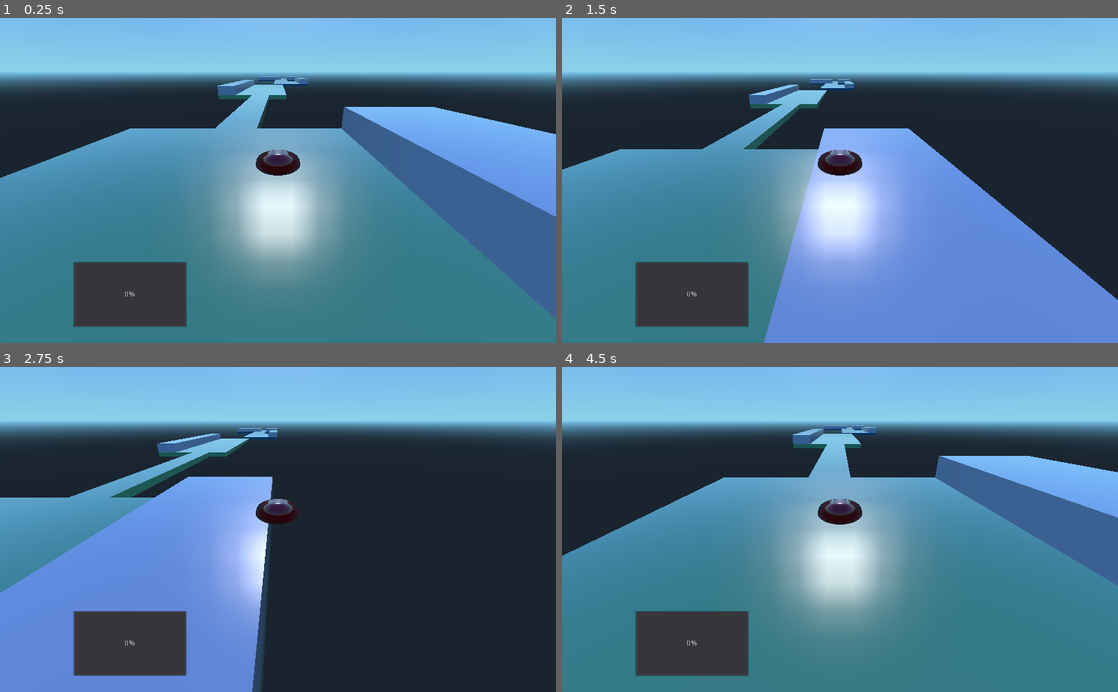
Above: before the commit, frames 1-4 (two rows, left to right).
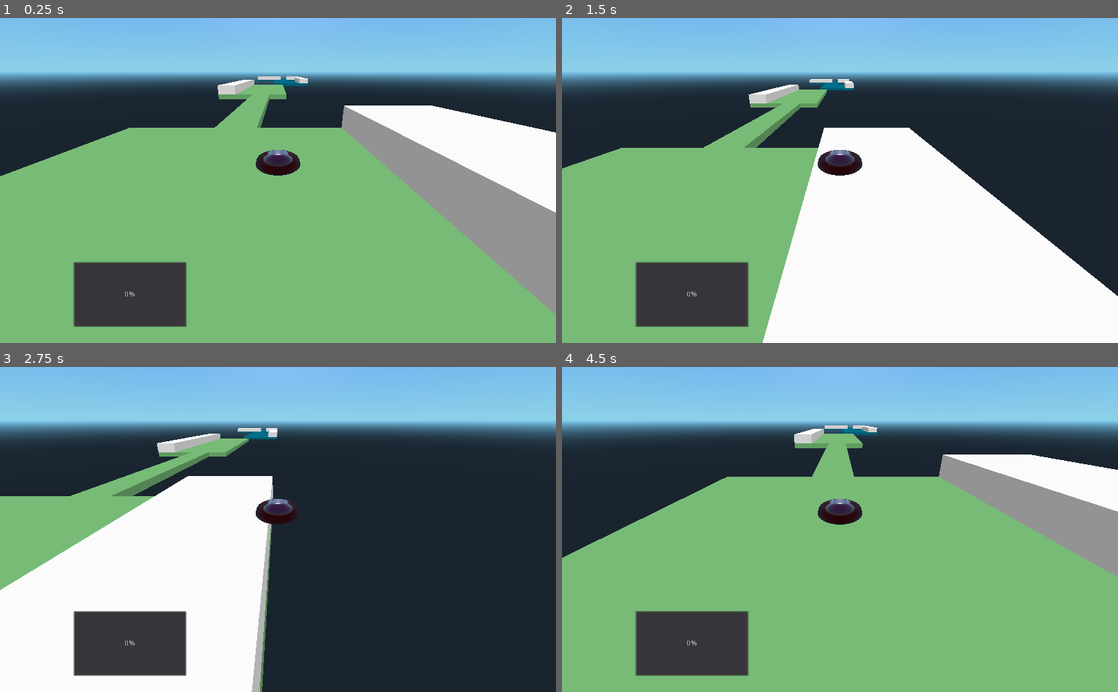
Above: after the commit, the same moments.

Repository: anantn/skyroads
Game: Godot game, scene res://scenes/Main.tscn
The game is run twice, just before and just after one commit, with the same random seed, the same clock (stepped at 60 frames per second) and the same inputs.
Inputs:
- Up to frame 1 (0.25 s): no input
- Up to frame 2 (1.5 s): tap Enter at 0.5 s; hold Right (ui_right) 0.53-1.28 s; tap Space (ui_select) at 0.77 s; hold Down (ui_down) from 1.28 s (still down)
- Up to frame 3 (2.75 s): tap Space (ui_select) at 1.52 s; release Down (ui_down) at 2.03 s; hold Right (ui_right) from 2.03 s (still down)
- Up to frame 4 (4.5 s): release Right (ui_right) at 2.78 s; hold Up (ui_up) 2.78-3.53 s; tap Space (ui_select) at 3.02, 3.77 s; hold Left (ui_left) from 3.53 s (still down)

The runs differ from the first frame. In frame 1, 63% of the frame differs, in the area x 0-100%, y 17-100%; in frame 2, 50%; in frame 3, 28%; in frame 4, 61%.

Commit message:
Add simple cube mesh and color all sides

Diff:
--- a/game/scenes/Floor.tscn
+++ b/game/scenes/Floor.tscn
@@ -1,73 +1,16 @@
-[gd_scene load_steps=4 format=2]
+[gd_scene load_steps=3 format=2]
 
-[sub_resource type="CubeMesh" id=1]
+[ext_resource path="res://meshes/cube.obj" type="ArrayMesh" id=1]
 
-custom_aabb = AABB( 0, 0, 0, 0, 0, 0 )
-size = Vector3( 2, 2, 2 )
-subdivide_width = 0
-subdivide_height = 0
-subdivide_depth = 0
+[sub_resource type="ConcavePolygonShape" id=1]
 
-[sub_resource type="SpatialMaterial" id=2]
-
-render_priority = 0
-flags_transparent = false
-flags_unshaded = false
-flags_vertex_lighting = false
-flags_no_depth_test = false
-flags_use_point_size = false
-flags_world_triplanar = false
-flags_fixed_size = false
-flags_albedo_tex_force_srgb = false
-vertex_color_use_as_albedo = false
-vertex_color_is_srgb = false
-params_diffuse_mode = 0
-params_specular_mode = 0
-params_blend_mode = 0
-params_cull_mode = 0
-params_depth_draw_mode = 0
-params_line_width = 1.0
-params_point_size = 1.0
-params_billboard_mode = 0
-params_grow = false
-params_use_alpha_scissor = false
-albedo_color = Color( 1, 1, 1, 1 )
-metallic = 0.0
-metallic_specular = 0.5
-metallic_texture_channel = 0
-roughness = 0.0
-roughness_texture_channel = 0
-emission_enabled = false
-normal_enabled = false
-rim_enabled = false
-clearcoat_enabled = false
-anisotropy_enabled = false
-ao_enabled = false
-depth_enabled = false
-subsurf_scatter_enabled = false
-transmission_enabled = false
-refraction_enabled = false
-detail_enabled = false
-uv1_scale = Vector3( 1, 1, 1 )
-uv1_offset = Vector3( 0, 0, 0 )
-uv1_triplanar = false
-uv1_triplanar_sharpness = 1.0
-uv2_scale = Vector3( 1, 1, 1 )
-uv2_offset = Vector3( 0, 0, 0 )
-uv2_triplanar = false
-uv2_triplanar_sharpness = 1.0
-proximity_fade_enable = false
-distance_fade_enable = false
-
-[sub_resource type="ConvexPolygonShape" id=3]
-
-points = PoolVector3Array( -1, 1, 1, 1, 1, -1, 1, 1, 1, -1, 1, -1, -1, -1, 1, 1, -1, -1, 1, -1, 1, -1, -1, -1, 1, 1, 1, -1, 1, -1, 1, 1, -1, -1, 1, 1, 1, -1, 1, -1, -1, -1, 1, -1, -1, -1, -1, 1, 1, 1, 1, -1, -1, 1, -1, 1, 1, 1, -1, 1, 1, 1, -1, -1, -1, -1, -1, 1, -1, 1, -1, -1 )
+data = PoolVector3Array( 1, 2, -1, 1, 0, -1, 1, 2, 1, 1, 2, 1, 1, 0, -1, 1, 0, 1, 1, 2, 1, 1, 0, 1, -1, 2, 1, -1, 2, 1, 1, 0, 1, -1, 0, 1, -1, 2, 1, -1, 0, 1, -1, 2, -1, -1, 2, -1, -1, 0, 1, -1, 0, -1, -1, 2, -1, -1, 0, -1, 1, 2, -1, 1, 2, -1, -1, 0, -1, 1, 0, -1, -1, 2, -1, 1, 2, -1, -1, 2, 1, -1, 2, 1, 1, 2, -1, 1, 2, 1, 1, 0, -1, -1, 0, -1, 1, 0, 1, 1, 0, 1, -1, 0, -1, -1, 0, 1 )
 
 [node name="Spatial" type="Spatial"]
 
 [node name="Floor" type="MeshInstance" parent="." index="0"]
 
-transform = Transform( 1, 0, 0, 0, 0.25, 0, 0, 0, 3, 0, -0.25, 0 )
+transform = Transform( 1, 0, 0, 0, 0.25, 0, 0, 0, 3, 0, -0.5, 0 )
 layers = 1
 material_override = null
 cast_shadow = 1
@@ -77,9 +20,14 @@
 lod_min_hysteresis = 0.0
 lod_max_distance = 0.0
 lod_max_hysteresis = 0.0
-mesh = SubResource( 1 )
+mesh = ExtResource( 1 )
 skeleton = NodePath("..")
-material/0 = SubResource( 2 )
+material/0 = null
+material/1 = null
+material/2 = null
+material/3 = null
+material/4 = null
+material/5 = null
 _sections_unfolded = [ "Transform", "material" ]
 
 [node name="StaticBody" type="StaticBody" parent="Floor" index="0"]
@@ -95,6 +43,5 @@
 
 [node name="CollisionShape" type="CollisionShape" parent="Floor/StaticBody" index="0"]
 
-shape = SubResource( 3 )
+shape = SubResource( 1 )
 disabled = false
-_sections_unfolded = [ "Transform" ]
--- a/game/scenes/Full.tscn
+++ b/game/scenes/Full.tscn
@@ -1,67 +1,10 @@
-[gd_scene load_steps=4 format=2]
+[gd_scene load_steps=3 format=2]
 
-[sub_resource type="CubeMesh" id=1]
+[ext_resource path="res://meshes/cube.obj" type="ArrayMesh" id=1]
 
-custom_aabb = AABB( 0, 0, 0, 0, 0, 0 )
-size = Vector3( 2, 2, 2 )
-subdivide_width = 0
-subdivide_height = 0
-subdivide_depth = 0
+[sub_resource type="ConcavePolygonShape" id=1]
 
-[sub_resource type="SpatialMaterial" id=2]
-
-render_priority = 0
-flags_transparent = false
-flags_unshaded = false
-flags_vertex_lighting = false
-flags_no_depth_test = false
-flags_use_point_size = false
-flags_world_triplanar = false
-flags_fixed_size = false
-flags_albedo_tex_force_srgb = false
-vertex_color_use_as_albedo = false
-vertex_color_is_srgb = false
-params_diffuse_mode = 0
-params_specular_mode = 0
-params_blend_mode = 0
-params_cull_mode = 0
-params_depth_draw_mode = 0
-params_line_width = 1.0
-params_point_size = 1.0
-params_billboard_mode = 0
-params_grow = false
-params_use_alpha_scissor = false
-albedo_color = Color( 1, 1, 1, 1 )
-metallic = 0.0
-metallic_specular = 0.5
-metallic_texture_channel = 0
-roughness = 0.0
-roughness_texture_channel = 0
-emission_enabled = false
-normal_enabled = false
-rim_enabled = false
-clearcoat_enabled = false
-anisotropy_enabled = false
-ao_enabled = false
-depth_enabled = false
-subsurf_scatter_enabled = false
-transmission_enabled = false
-refraction_enabled = false
-detail_enabled = false
-uv1_scale = Vector3( 1, 1, 1 )
-uv1_offset = Vector3( 0, 0, 0 )
-uv1_triplanar = false
-uv1_triplanar_sharpness = 1.0
-uv2_scale = Vector3( 1, 1, 1 )
-uv2_offset = Vector3( 0, 0, 0 )
-uv2_triplanar = false
-uv2_triplanar_sharpness = 1.0
-proximity_fade_enable = false
-distance_fade_enable = false
-
-[sub_resource type="ConvexPolygonShape" id=3]
-
-points = PoolVector3Array( -1, 1, 1, 1, 1, -1, 1, 1, 1, -1, 1, -1, -1, -1, 1, 1, -1, -1, 1, -1, 1, -1, -1, -1, 1, 1, 1, -1, 1, -1, 1, 1, -1, -1, 1, 1, 1, -1, 1, -1, -1, -1, 1, -1, -1, -1, -1, 1, 1, 1, 1, -1, -1, 1, -1, 1, 1, 1, -1, 1, 1, 1, -1, -1, -1, -1, -1, 1, -1, 1, -1, -1 )
+data = PoolVector3Array( 1, 2, -1, 1, 0, -1, 1, 2, 1, 1, 2, 1, 1, 0, -1, 1, 0, 1, 1, 2, 1, 1, 0, 1, -1, 2, 1, -1, 2, 1, 1, 0, 1, -1, 0, 1, -1, 2, 1, -1, 0, 1, -1, 2, -1, -1, 2, -1, -1, 0, 1, -1, 0, -1, -1, 2, -1, -1, 0, -1, 1, 2, -1, 1, 2, -1, -1, 0, -1, 1, 0, -1, -1, 2, -1, 1, 2, -1, -1, 2, 1, -1, 2, 1, 1, 2, -1, 1, 2, 1, 1, 0, -1, -1, 0, -1, 1, 0, 1, 1, 0, 1, -1, 0, -1, -1, 0, 1 )
 
 [node name="Spatial" type="Spatial"]
 
@@ -69,7 +12,7 @@
 
 [node name="MeshInstance" type="MeshInstance" parent="." index="0"]
 
-transform = Transform( 1, 0, 0, 0, 1, 0, 0, 0, 3, 0, 1, 0 )
+transform = Transform( 1, 0, 0, 0, 1, 0, 0, 0, 3, 0, 0, 0 )
 layers = 1
 material_override = null
 cast_shadow = 1
@@ -79,9 +22,14 @@
 lod_min_hysteresis = 0.0
 lod_max_distance = 0.0
 lod_max_hysteresis = 0.0
-mesh = SubResource( 1 )
+mesh = ExtResource( 1 )
 skeleton = NodePath("..")
-material/0 = SubResource( 2 )
+material/0 = null
+material/1 = null
+material/2 = null
+material/3 = null
+material/4 = null
+material/5 = null
 _sections_unfolded = [ "Transform", "material" ]
 
 [node name="StaticBody" type="StaticBody" parent="MeshInstance" index="0"]
@@ -97,5 +45,5 @@
 
 [node name="CollisionShape" type="CollisionShape" parent="MeshInstance/StaticBody" index="0"]
 
-shape = SubResource( 3 )
+shape = SubResource( 1 )
 disabled = false
--- a/game/scenes/Half.tscn
+++ b/game/scenes/Half.tscn
@@ -1,73 +1,16 @@
-[gd_scene load_steps=4 format=2]
+[gd_scene load_steps=3 format=2]
 
-[sub_resource type="CubeMesh" id=1]
+[ext_resource path="res://meshes/cube.obj" type="ArrayMesh" id=1]
 
-custom_aabb = AABB( 0, 0, 0, 0, 0, 0 )
-size = Vector3( 2, 2, 2 )
-subdivide_width = 0
-subdivide_height = 0
-subdivide_depth = 0
+[sub_resource type="ConcavePolygonShape" id=1]
 
-[sub_resource type="SpatialMaterial" id=2]
-
-render_priority = 0
-flags_transparent = false
-flags_unshaded = false
-flags_vertex_lighting = false
-flags_no_depth_test = false
-flags_use_point_size = false
-flags_world_triplanar = false
-flags_fixed_size = false
-flags_albedo_tex_force_srgb = false
-vertex_color_use_as_albedo = false
-vertex_color_is_srgb = false
-params_diffuse_mode = 0
-params_specular_mode = 0
-params_blend_mode = 0
-params_cull_mode = 0
-params_depth_draw_mode = 0
-params_line_width = 1.0
-params_point_size = 1.0
-params_billboard_mode = 0
-params_grow = false
-params_use_alpha_scissor = false
-albedo_color = Color( 1, 1, 1, 1 )
-metallic = 0.0
-metallic_specular = 0.5
-metallic_texture_channel = 0
-roughness = 0.0
-roughness_texture_channel = 0
-emission_enabled = false
-normal_enabled = false
-rim_enabled = false
-clearcoat_enabled = false
-anisotropy_enabled = false
-ao_enabled = false
-depth_enabled = false
-subsurf_scatter_enabled = false
-transmission_enabled = false
-refraction_enabled = false
-detail_enabled = false
-uv1_scale = Vector3( 1, 1, 1 )
-uv1_offset = Vector3( 0, 0, 0 )
-uv1_triplanar = false
-uv1_triplanar_sharpness = 1.0
-uv2_scale = Vector3( 1, 1, 1 )
-uv2_offset = Vector3( 0, 0, 0 )
-uv2_triplanar = false
-uv2_triplanar_sharpness = 1.0
-proximity_fade_enable = false
-distance_fade_enable = false
-
-[sub_resource type="ConvexPolygonShape" id=3]
-
-points = PoolVector3Array( -1, 1, 1, 1, 1, -1, 1, 1, 1, -1, 1, -1, -1, -1, 1, 1, -1, -1, 1, -1, 1, -1, -1, -1, 1, 1, 1, -1, 1, -1, 1, 1, -1, -1, 1, 1, 1, -1, 1, -1, -1, -1, 1, -1, -1, -1, -1, 1, 1, 1, 1, -1, -1, 1, -1, 1, 1, 1, -1, 1, 1, 1, -1, -1, -1, -1, -1, 1, -1, 1, -1, -1 )
+data = PoolVector3Array( 1, 2, -1, 1, 0, -1, 1, 2, 1, 1, 2, 1, 1, 0, -1, 1, 0, 1, 1, 2, 1, 1, 0, 1, -1, 2, 1, -1, 2, 1, 1, 0, 1, -1, 0, 1, -1, 2, 1, -1, 0, 1, -1, 2, -1, -1, 2, -1, -1, 0, 1, -1, 0, -1, -1, 2, -1, -1, 0, -1, 1, 2, -1, 1, 2, -1, -1, 0, -1, 1, 0, -1, -1, 2, -1, 1, 2, -1, -1, 2, 1, -1, 2, 1, 1, 2, -1, 1, 2, 1, 1, 0, -1, -1, 0, -1, 1, 0, 1, 1, 0, 1, -1, 0, -1, -1, 0, 1 )
 
 [node name="Spatial" type="Spatial"]
 
 [node name="MeshInstance" type="MeshInstance" parent="." index="0"]
 
-transform = Transform( 1, 0, 0, 0, 0.5, 0, 0, 0, 3, 0, 0.5, 0 )
+transform = Transform( 1, 0, 0, 0, 0.5, 0, 0, 0, 3, 0, 0, 0 )
 layers = 1
 material_override = null
 cast_shadow = 1
@@ -77,9 +20,14 @@
 lod_min_hysteresis = 0.0
 lod_max_distance = 0.0
 lod_max_hysteresis = 0.0
-mesh = SubResource( 1 )
+mesh = ExtResource( 1 )
 skeleton = NodePath("..")
-material/0 = SubResource( 2 )
+material/0 = null
+material/1 = null
+material/2 = null
+material/3 = null
+material/4 = null
+material/5 = null
 _sections_unfolded = [ "Transform", "material" ]
 
 [node name="StaticBody" type="StaticBody" parent="MeshInstance" index="0"]
@@ -95,5 +43,5 @@
 
 [node name="CollisionShape" type="CollisionShape" parent="MeshInstance/StaticBody" index="0"]
 
-shape = SubResource( 3 )
+shape = SubResource( 1 )
 disabled = false
--- a/game/scripts/Level.gd
+++ b/game/scripts/Level.gd
@@ -62,14 +62,46 @@
 	]
 }
 
+var floors = {}
+func get_floor(palette, color):
+	if color in floors:
+		return floors[color].duplicate()
+	var tile = x.instance()
+	var mesh = tile.get_child(0)
+	var j = 0
+	# 0-right, 1-front, 2-left, 3-back, 4-top, 6-bottom
+	for i in [4, 1, 0, 2]:
+		var mat = SpatialMaterial.new()
+		mat.albedo_color = palette[color + j]
+		mat.flags_unshaded = true
+		mesh.set_surface_material(i, mat)
+		j += 15
+	floors[color] = tile
+	return tile
 
-func add_tile(tile, color, r, c):
+var tops = {}
+func get_top(palette, color, type):
+	var idx = type+str(color)
+	if idx in tops:
+		return tops[idx].duplicate()
+	var tile
+	if type == "h":
+		tile = h.instance()
+	if type == "f":
+		tile = f.instance()
 	var mesh = tile.get_child(0)
-	var mat = mesh.get_surface_material(0).duplicate()
-	mat.albedo_color = color
-	mesh.set_surface_material(0, mat)
-	tile.global_translate(Vector3(r, 0, c))
-	add_child(tile)
+	var j = 61
+	for i in [4, 1, 0, 2]:
+		var setcolor = palette[j]
+		if color != 0 and i == 4:
+			setcolor = color
+		var mat = SpatialMaterial.new()
+		mat.albedo_color = setcolor
+		mat.flags_unshaded = true
+		mesh.set_surface_material(i, mat)
+		j += 1
+	tops[idx] = tile
+	return tile
 
 func _ready():
 	var r = -5
@@ -77,21 +109,19 @@
 	for row in level["road"]:
 		var c = 0
 		for col in row:
-			var tile
-			var color = level["palette"][col[1]]
+			var tile = null
 			if "x" in col[0]:
-				tile = x.instance()
-				add_tile(tile, color, r, c)
+				tile = get_floor(level["palette"], col[1])
+				tile.global_translate(Vector3(r, 0, c))
+				add_child(tile)
+				tile = null
 			if "h" in col[0]:
-				tile = h.instance()
-				if col[2] == 0:
-					color = level["palette"][62]
-				add_tile(tile, color, r, c)
+				tile = get_top(level["palette"], col[2], "h")
 			if "f" in col[0]:
-				tile = f.instance()
-				if col[2] == 0:
-					color = level["palette"][62]
-				add_tile(tile, color, r, c)
+				tile = get_top(level["palette"], col[2], "f")
+			if tile:
+				tile.global_translate(Vector3(r, 0, c))
+				add_child(tile)
 			c = c - 6
 		r = r + 2
 	pass
Not shown, added: game/meshes/cube.obj
Not shown, added: game/meshes/cube.obj.import
